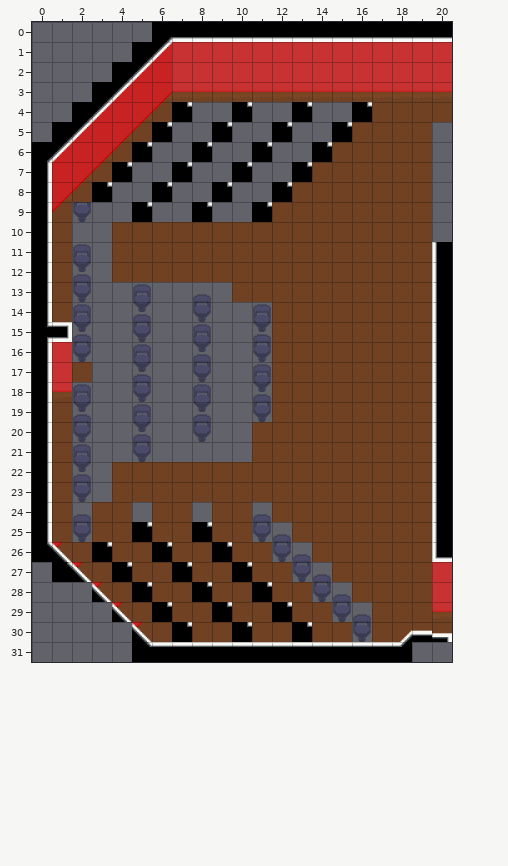
One commit to this Tiled map: LCB_Map/data/maps/main_3_hall1.tmx. The picture above was drawn from the file before the commit.
Cells are 64x64 px. Shown: x 0..20, y 0..31.
The same view after the edit:
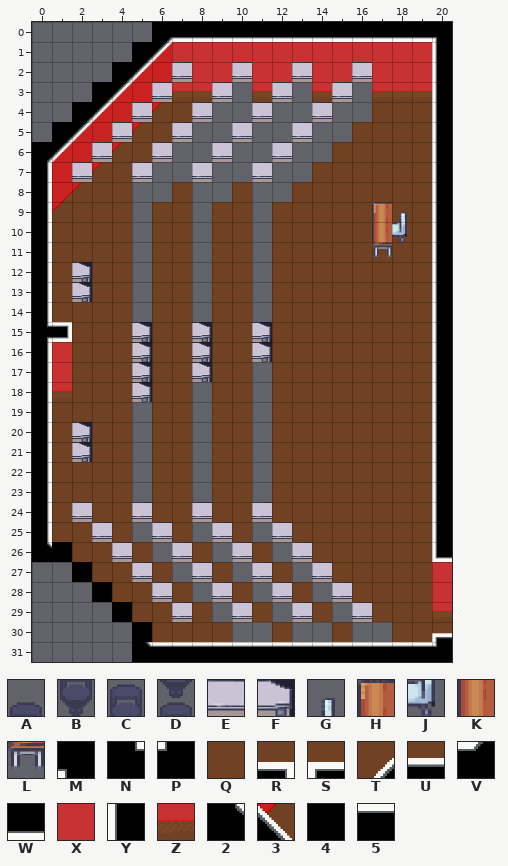
Key: from "LCB_furnishing": A 75, B 94, C 113, D 132, E 166, F 167, G 264, H 265, J 283, K 303, L 322; from "LCB_indoor": M 11, N 35, P 36, Q 124, R 505, S 509, T 516, U 534, V 541, W 567, X 592, Y 619, Z 642, 2 665, 3 666, 4 690, 5 692.
_ is an empty cell, # one hidden under a higher layer, . an unchanged one.
Tiles of an added or newly shown layer are drawn over the layers below it.
The edit:
--- layer "Floor"
@@ x 1..20 @@
- 0 ...................W
- 1 ...................X
- 2 ...................X
- 3 .........Z..Z..Z...Z
- 4 ......N..N..N..N...Q
- 5 .....N..N..N..N...._
- 6 ....N..N..N..N....._
- 7 ...N..N..N..N......_
- 8 ..N_.N_.N_.N......._
- 9 .B__N__N__N........_
-10 .__.Q..Q..Q........_
-11 .C_.Q..Q..Q.........
-12 .D_.Q..Q..Q.........
-13 .B__C__A_.Q.........
-14 .C__D__B__C.........
-15 .D__B__C__D.........
-16 .B__C__D__B.........
-17 ..__D__B__C.........
-18 .C__B__C__D.........
-19 .D__C__D__B.........
-20 .B__D__B__Q.........
-21 .C__B__.__Q.........
-22 .D_.Q..Q..Q.........
-23 .B_.Q..Q..Q.........
-24 .A........A.........
-25 .B..NQ.NQ.BA........
-26 3.N..NQ.NQ.BA.......
-27 23.N..NQ.NQ.BA......
-28 ..3.N..NQ.NQ.BA.....
-29 ...3.N..NQ.NQ.BA....
-30 ....3.N..NQ.NQ.BQTUR
-31 .................V__
+ 0 ...................M
+ 1 ...................Y
+ 2 ...................Y
+ 3 ........._.._.._...Y
+ 4 ......Q.._.._.._...Y
+ 5 .....Q.._.._.._....Y
+ 6 ....Q.._.._.._.....Y
+ 7 ...Q.._.._.._......Y
+ 8 ..QQ._Q._Q._.......Y
+ 9 .QQQ_QQ_QQ_........Y
+10 .QQ._.._.._........Y
+11 .QQ._.._.._.........
+12 .#Q._.._.._.........
+13 .#QQ_QQ_Q._.........
+14 .QQQ_QQ_QQ_.........
+15 .QQQ_QQ_QQ_.........
+16 .QQQ_QQ_QQ_.........
+17 ..QQ_QQ_QQ_.........
+18 .QQQ_QQ_QQ_.........
+19 .QQQ_QQ_QQ_.........
+20 .#QQ_QQ_QQ_.........
+21 .#QQ_QQ.QQ_.........
+22 .QQ._.._.._.........
+23 .QQ._.._.._.........
+24 .#........_.........
+25 .Q..__.__.__........
+26 4.Q..__.__.__.......
+27 _4.Q..__.__.__......
+28 ..4.Q..__.__.__.....
+29 ...4.Q..__.__.__....
+30 ....4.Q..__.__.__QQS
+31 .................55P
--- layer "Furnishing" (added)
@@ x 2..16 @@
- 2 ....._.._.._.._
- 3 ...._.._.._.._.
- 4 ..._.._.._.._..
- 5 .._.._.._.._...
- 6 ._.._.._.._....
- 7 _.._.._.._.....
+ 2 .....E..E..E..E
+ 3 ....E..E..E..E.
+ 4 ...E..E..E..E..
+ 5 ..E..E..E..E...
+ 6 .E..E..E..E....
+ 7 E..E..E..E.....
@@ x 2..18 @@
- 9 ...............__
-10 ...............__
-11 ..............._.
-12 _................
-13 _................
+ 9 ...............HG
+10 ...............KJ
+11 ...............L.
+12 F................
+13 F................
@@ x 5..11 @@
-15 _.._.._
-16 _.._.._
-17 _.._...
-18 _......
+15 F..F..F
+16 F..F..F
+17 F..F...
+18 F......
@@ x 2..2 @@
-20 _
-21 _
+20 F
+21 F
@@ x 2..16 @@
-24 _.._.._.._.....
-25 ._.._.._.._....
-26 .._.._.._.._...
-27 ..._.._.._.._..
-28 ...._.._.._.._.
-29 ....._.._.._.._
+24 E..E..E..E.....
+25 .E..E..E..E....
+26 ..E..E..E..E...
+27 ...E..E..E..E..
+28 ....E..E..E..E.
+29 .....E..E..E..E
